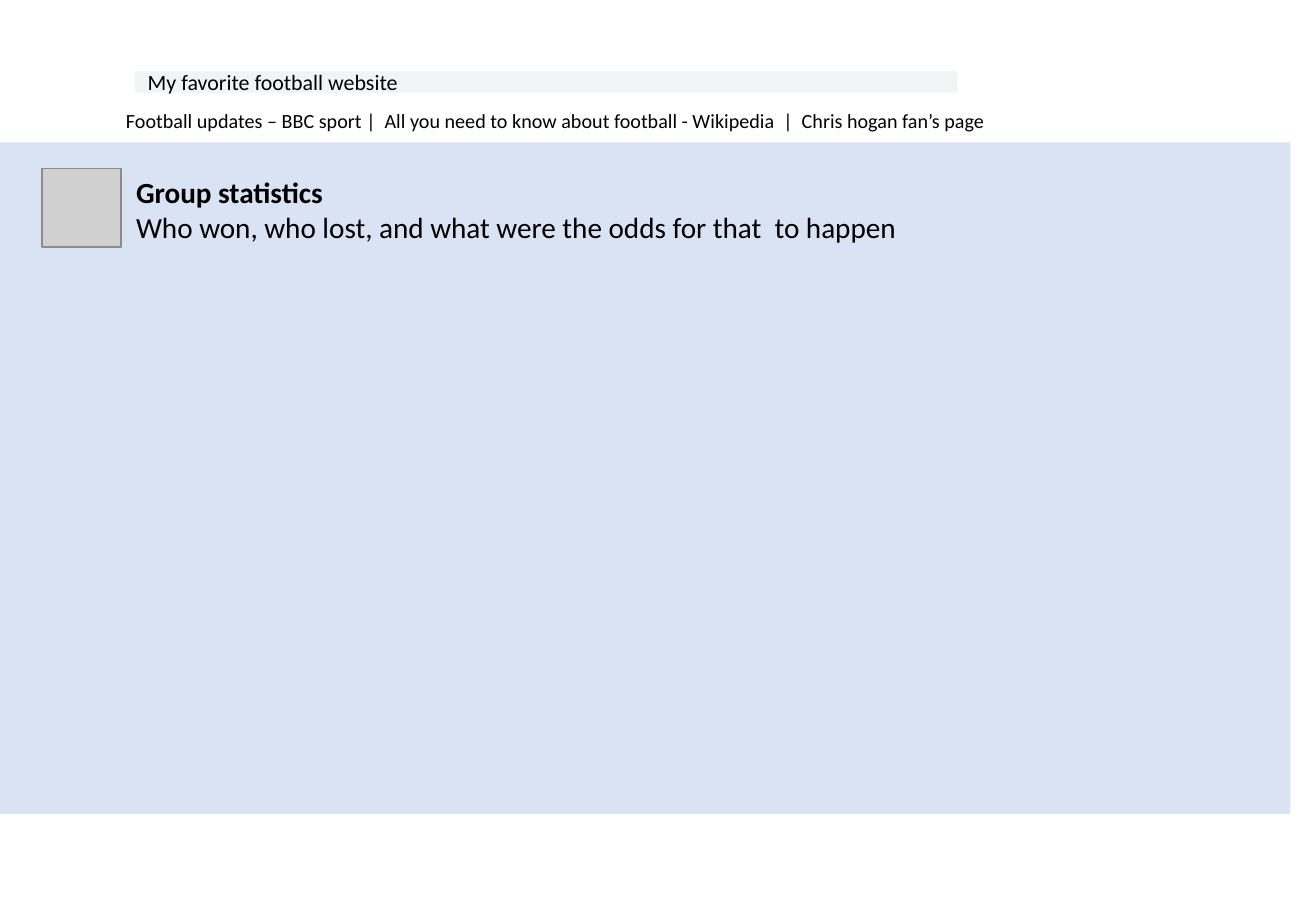
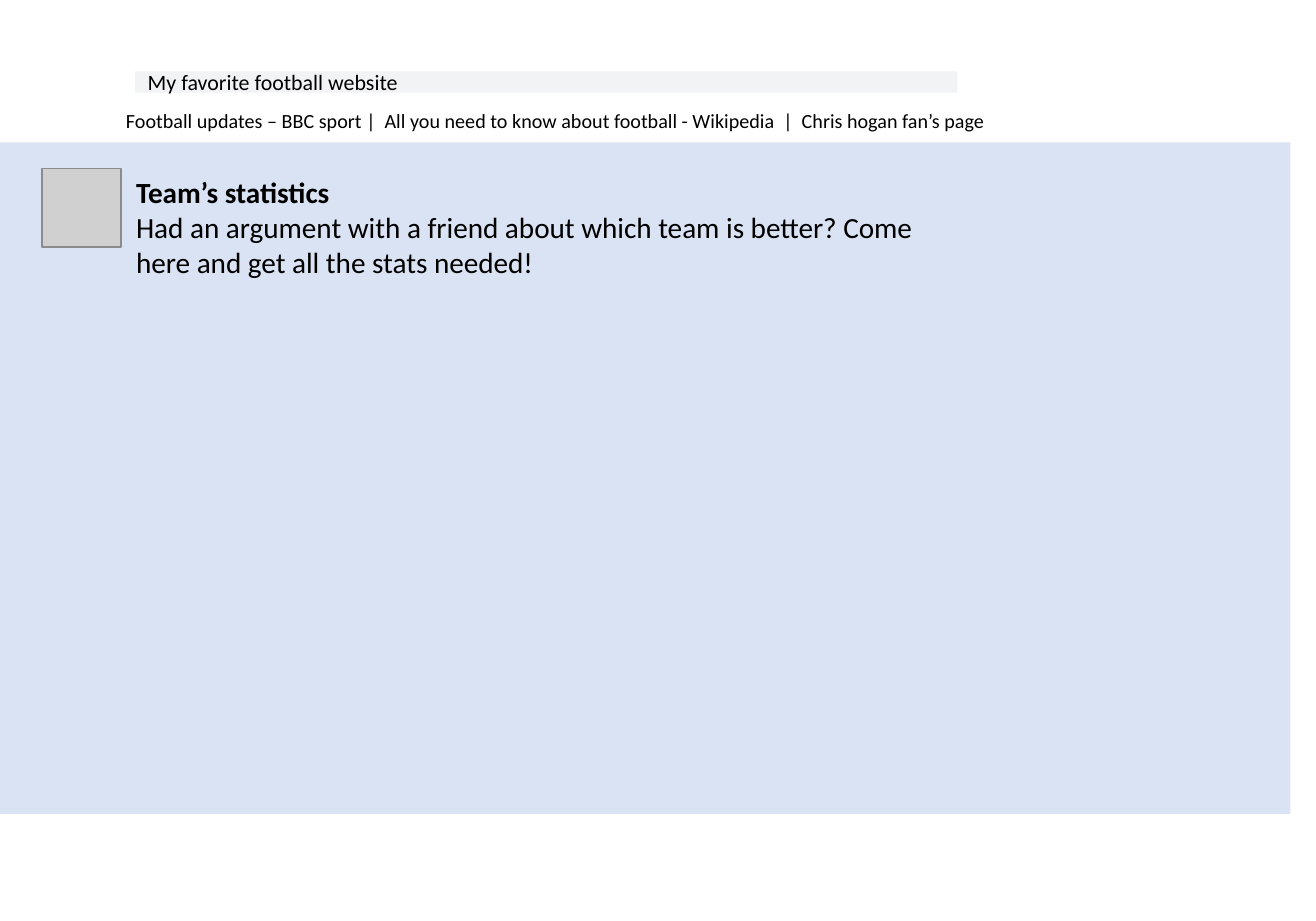
Before and after one commit to lironcohen8/DBS_NFL_Project, a slide deck: slide 4 of DOCUMENTATION/change_name_later_on.pptx. Drawn at 1316x921 pixels with LibreOffice and Linux fonts; fonts in the diff are those of the drawing; grey boxes stand for pictures; background and template pictures are left out. Boxes give left, top, right and bottom in pixels: in the first picture for what was removed or moved away, otherwise in the second. Text is boxed around its words. In the diff, an @@ line names an element or a change of style, - is before the commit and + after.

```diff
--- a/DOCUMENTATION/change_name_later_on.pptx
+++ b/DOCUMENTATION/change_name_later_on.pptx
@@ text at <box>136,182,912,278</box>: text changed @@
-Group statistics
-Who won, who lost, and what were the odds for that to happen
+Team’s statistics
+Had an argument with a friend about which team is better? Come here and get all the stats needed!
```
Also in this commit, not shown: 5 other slides changed.
